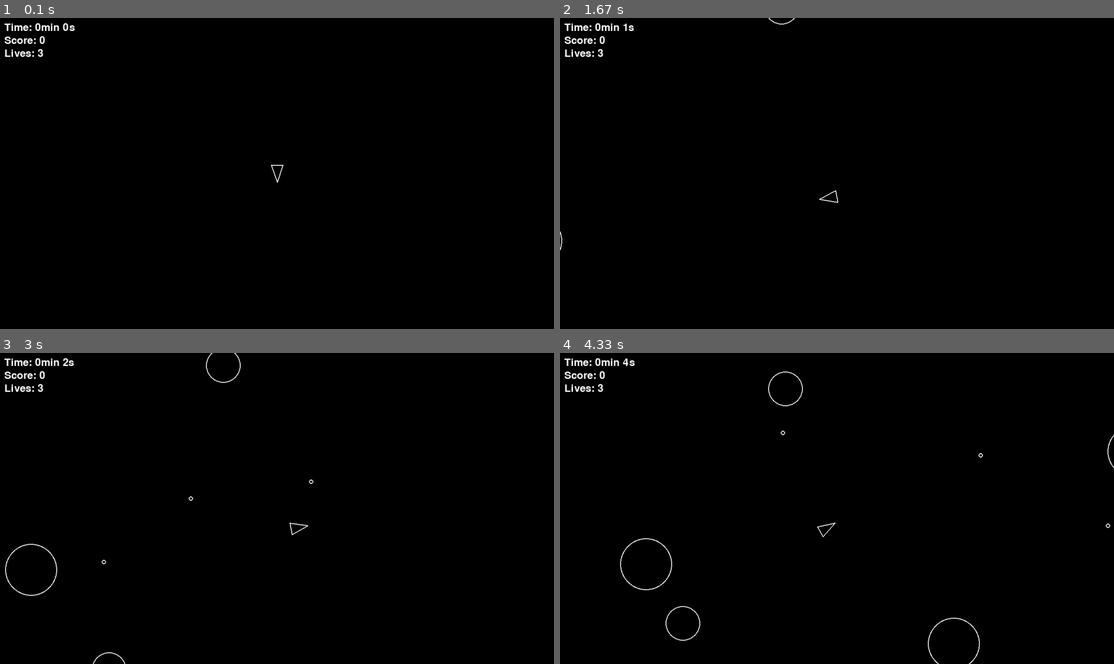
Above: before the commit, frames 1-4 (two rows, left to right).
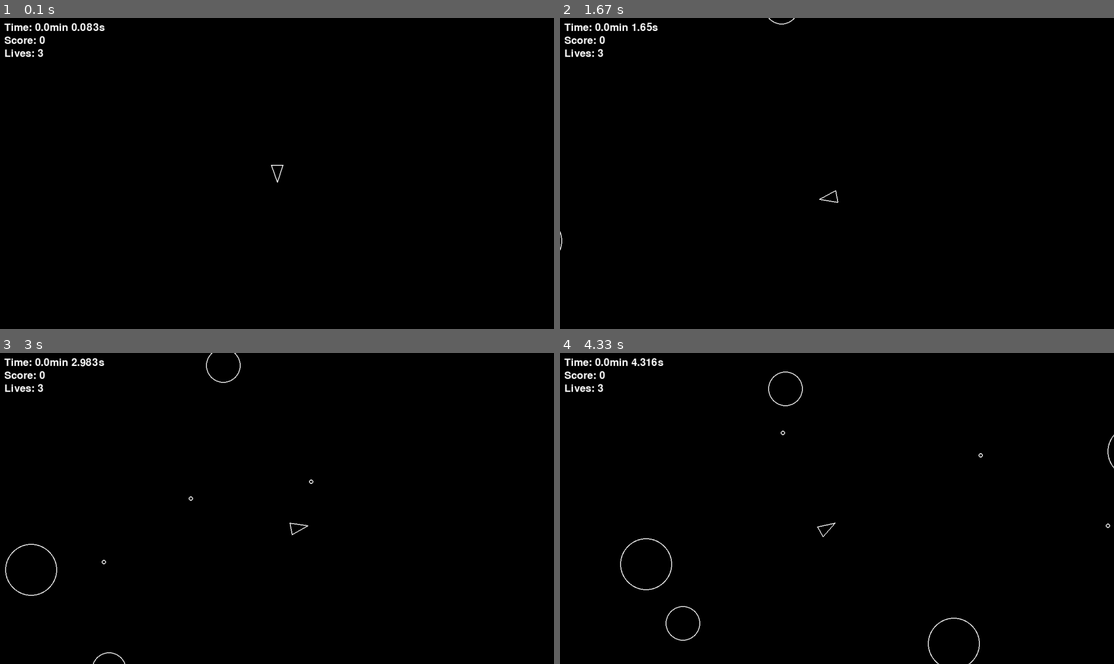
Above: after the commit, the same moments.

Repository: Johnyboi77/Asteroids-Game
Game: pygame game, started from main.py
Two runs of this game, one before a commit and one after it. Both use one fixed random seed, a clock stepped at 60 frames per second and the inputs below.
Inputs:
- Up to frame 1 (0.1 s): no input
- Up to frame 2 (1.67 s): hold A 0.33-0.87 s; hold S 0.9-1.2 s; hold A 1.23-1.63 s
- Up to frame 3 (3 s): hold S 1.67-2.03 s; tap Space at 2.07, 2.47, 2.77 s; hold D from 2.4 s (still down)
- Up to frame 4 (4.33 s): release D at 3.03 s; hold S 3.07-3.43 s; tap Space at 3.13, 3.53, 3.83, 4.03 s; hold A 3.47-3.93 s; hold D from 3.97 s (still down)

The runs differ from the first frame. In frame 1, 0.2% of the frame differs, in the area x 7-19%, y 1-5%; in frame 2, 0.2%; in frame 3, 0.2%; in frame 4, 0.2%.

Commit message:
invincibility not working, timer with too much seconds and lives remaining not working yet

Diff:
--- a/main.py
+++ b/main.py
@@ -6,14 +6,6 @@
 from asteroidfield import AsteroidField
 from shot import Shot
 from gameinfo import GameInfo
-
-
-def display_game_over(screen, font):
-    game_over_text = font.render("GAME OVER", True, (255, 0, 0))
-    screen.fill("black")
-    screen.blit(game_over_text, (SCREEN_WIDTH / 2 - game_over_text.get_width() / 2, SCREEN_HEIGHT / 2 - game_over_text.get_height() / 2))
-    pygame.display.flip()
-
 
 def main():
     pygame.init()
@@ -25,24 +17,24 @@
     asteroids = pygame.sprite.Group()
     shots = pygame.sprite.Group()
 
-    # Set containers for asteroids, shots, and the asteroid field
+    # Set containers for asteroids, shots, and asteroid field
     Asteroid.containers = (asteroids, updatable, drawable)
     Shot.containers = (shots, updatable, drawable)
     AsteroidField.containers = updatable
     asteroid_field = AsteroidField()
 
-    # Set container for the player
+    # Set container for player
     Player.containers = (updatable, drawable)
 
-    font = pygame.font.Font(None, 72)  # Large font for GAME OVER
+    font = pygame.font.Font(None, 72)  # Large font for "GAME OVER"
     small_font = pygame.font.Font(None, 36)  # Smaller font for timer, score, etc.
 
+    game_info = GameInfo()  # Initialize the game info object
+    player = Player(SCREEN_WIDTH / 2, SCREEN_HEIGHT / 2)
+
+    dt = 0
     while True:  # Main game loop
-        game_info = GameInfo()  # Reset the game
-        player = Player(SCREEN_WIDTH / 2, SCREEN_HEIGHT / 2)
-        dt = 0
-
-        while game_info.lives > 0:  # Inner game loop
+        while game_info.lives > 0:  # Main game loop only runs when lives are left
             for event in pygame.event.get():
                 if event.type == pygame.QUIT:
                     pygame.quit()
@@ -52,49 +44,41 @@
             for obj in updatable:
                 obj.update(dt)
 
-            # Collision logic for asteroids and the player
+            # Handle collisions between player and asteroids
             for asteroid in asteroids:
                 if asteroid.collides_with(player):
-                    if not player.invincible:  # Only lose a life if not invincible
+                    if not player.invincible:  # Only lose a life if the player is not invincible
                         game_info.lose_life()  # Player loses a life
-                        player.activate_invincibility()  # Activate invincibility
+                        player.activate_invincibility()  # Activate invincibility for a few seconds
                         if game_info.lives > 0:
-                            # Respawn the player in the middle of the screen
-                            player.rect.center = (SCREEN_WIDTH / 2, SCREEN_HEIGHT / 2)
+                            player.rect.center = (SCREEN_WIDTH / 2, SCREEN_HEIGHT / 2)  # Respawn the player
 
-                            # Print life lost message
+                            # Print the remaining lives
                             if game_info.lives == 1:
                                 print(f"Life lost, 1 Life remaining")
                             else:
-                                print(f"{game_info.lives} Lives remaining")
+                                print(f"Life lost, {game_info.lives} Lives remaining")
 
-            # Collision logic for shots and asteroids
-            for shot in shots:
-                if asteroid.collides_with(shot):
-                    shot.kill()
-                    asteroid.split()
-                    game_info.add_score(100)  # Add points
-
-            # Fill the screen
+            # Fill the screen with black
             screen.fill("black")
 
             # Draw all objects
             for obj in drawable:
                 obj.draw(screen)
 
-            # Render timer, score, and lives
+            # Timer, score, and lives display
             elapsed_time = game_info.get_elapsed_time()
-            minutes, seconds = divmod(int(elapsed_time), 60)  # Convert to full seconds
+            minutes, seconds = divmod(elapsed_time, 60)  # Calculate minutes and seconds
 
-            # Create texts
+            # Render text
             timer_text = small_font.render(f"Time: {minutes}min {seconds}s", True, (255, 255, 255))
             score_text = small_font.render(f"Score: {game_info.score}", True, (255, 255, 255))
             lives_text = small_font.render(f"Lives: {game_info.lives}", True, (255, 255, 255))
 
-            # Draw texts on the screen
-            screen.blit(timer_text, (10, 10))  # Timer at the top left
-            screen.blit(score_text, (10, 40))  # Score below the timer
-            screen.blit(lives_text, (10, 70))  # Lives below the score
+            # Draw the text on the screen
+            screen.blit(timer_text, (10, 10))  # Timer in top left
+            screen.blit(score_text, (10, 40))  # Score below timer
+            screen.blit(lives_text, (10, 70))  # Lives below score
 
             # Update the screen
             pygame.display.flip()
@@ -102,10 +86,10 @@
             # Limit the framerate to 60 FPS
             dt = clock.tick(60) / 1000
 
-        # Show GAME OVER screen when the player has no lives left
+        # GAME OVER screen
         display_game_over(screen, font)
 
-        # Wait for Enter to restart
+        # Wait for 'Enter' to restart the game
         while True:
             for event in pygame.event.get():
                 if event.type == pygame.QUIT:
@@ -115,9 +99,8 @@
                     game_info.reset()  # Reset the game
                     break  # Restart the game
             else:
-                continue  # Stay in the loop if Enter was not pressed
-            break  # Exit the loop when Enter is pressed
-
+                continue  # Stay in the loop if 'Enter' wasn't pressed
+            break
 
 if __name__ == "__main__":
     main()
--- a/player.py
+++ b/player.py
@@ -70,4 +70,4 @@
 
     def activate_invincibility(self, duration=5):
         self.invincible = True
-        self.invincible_time = duration  # Set the duration of invincibility
+        self.invincible_time = duration(5)  # Set the duration of invincibility
